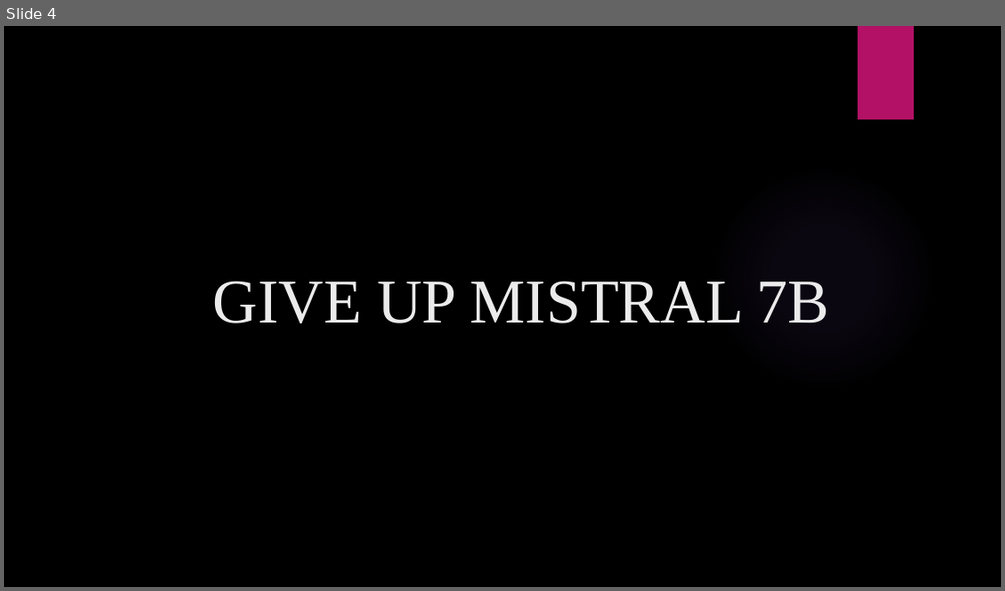
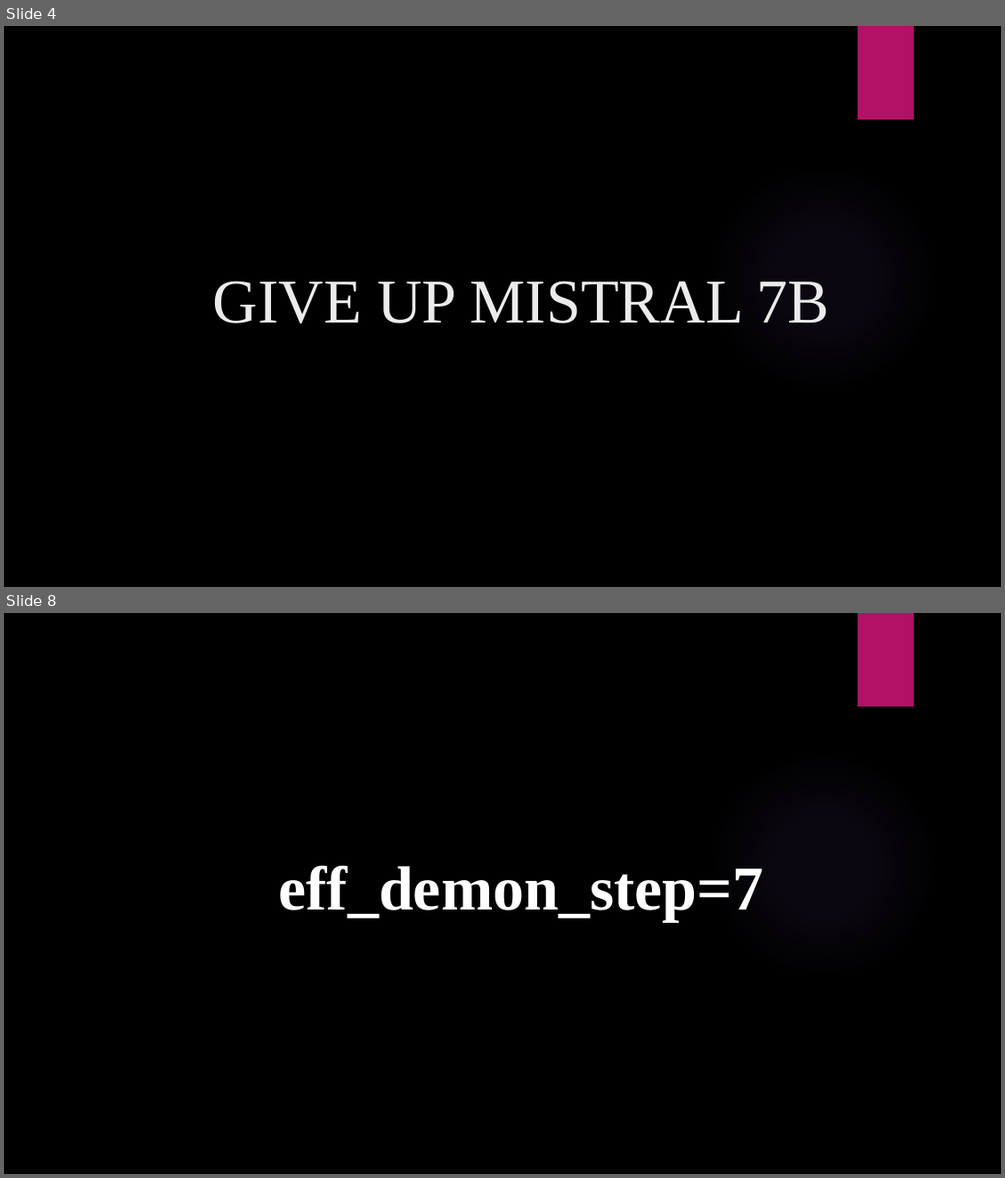
Before and after one commit to ZHAOTransparentAI/KICMISTRAL, a slide deck: KICMistral_pre_v2.pptx. Shown one above the other, each under a label of ours: slide 4 before the commit, slides 4 and 8 after it; the slides between them are not shown. The pictures are 1005x591 and 1005x1178 pixels, drawn with LibreOffice and Linux fonts; fonts in the diff are those of the drawing; background and template pictures are left out. Boxes give left, top, right and bottom in pixels: in the first picture for what was removed or moved away, otherwise in the second. Text is boxed around its words. In the diff, an @@ line names an element or a change of style, - is before the commit and + after.

```diff
--- a/KICMistral_pre_v2.pptx
+++ b/KICMistral_pre_v2.pptx
@@ slide 8 added at [4, 613, 1001, 1174], background picture (left out); not listed: 2 template elements that a slide beside it also shows @@
@@ title added at [278, 865, 763, 922], 60 pt, text #FFFFFF, bold @@
+eff_demon_step=7
```
Also in this commit, not shown: 3 slides changed, 1 other slide added, 1 slide removed, 40 other files.
